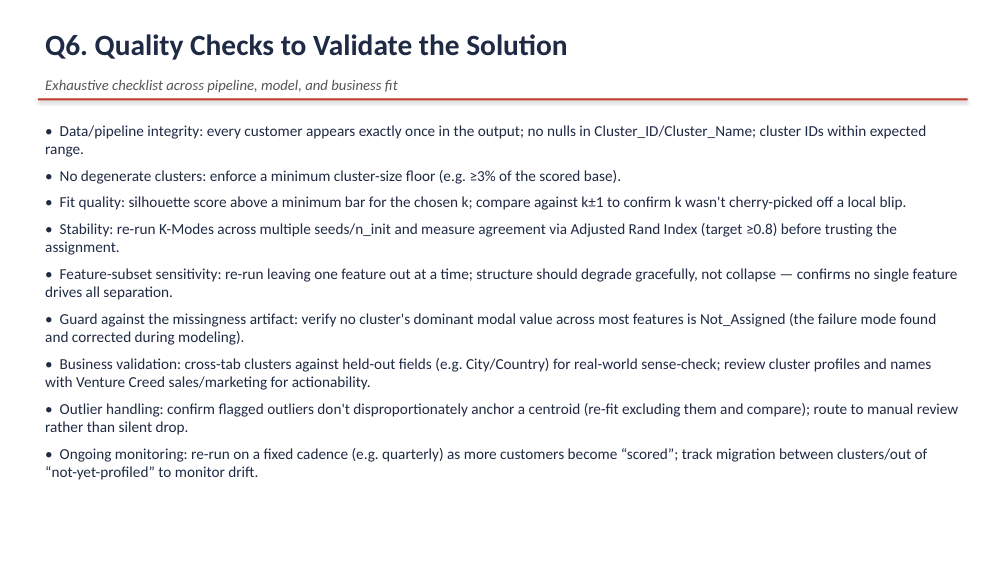
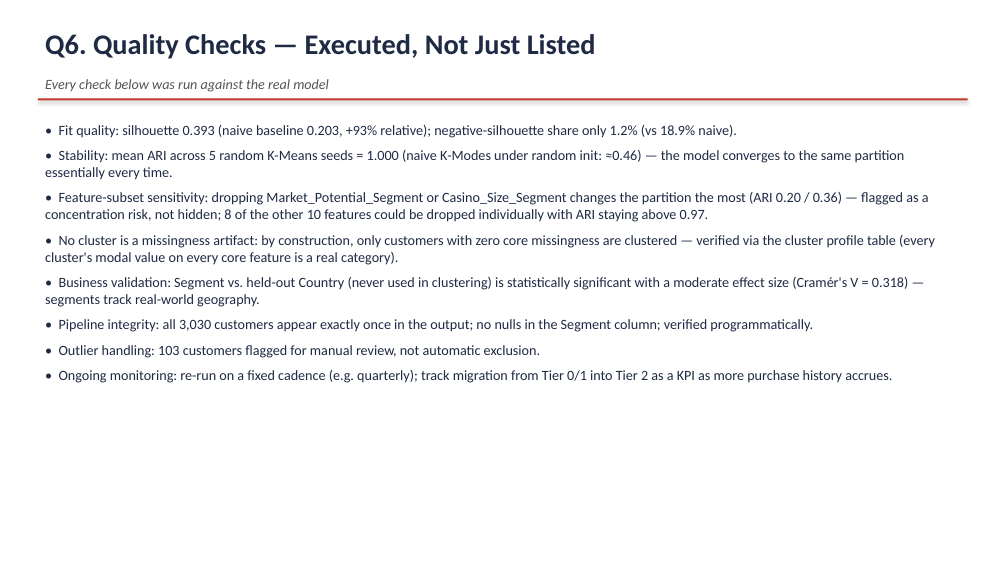
Before and after one commit to chirayum64/assignment, a slide deck: slide 11 of Venture_Creed_Case_Study_Answers.pptx (slide 9 before the commit). Drawn at 1008x567 pixels with LibreOffice and Linux fonts; fonts in the diff are those of the drawing. Boxes give left, top, right and bottom in pixels: in the first picture for what was removed or moved away, otherwise in the second. Text is boxed around its words. In the diff, an @@ line names an element or a change of style, - is before the commit and + after.

```diff
--- a/Venture_Creed_Case_Study_Answers.pptx
+++ b/Venture_Creed_Case_Study_Answers.pptx
@@ text at bbox=[45, 34, 596, 59]: text changed; size 28 to 27 pt @@
-Q6. Quality Checks to Validate the Solution
+Q6. Quality Checks — Executed, Not Just Listed
@@ text at bbox=[45, 79, 329, 92]: text changed; size 14 to 13.5 pt @@
-Exhaustive checklist across pipeline, model, and business fit
+Every check below was run against the real model
@@ text at bbox=[45, 125, 935, 383]: text changed; size 14.5 to 13.5 pt @@
-• Data/pipeline integrity: every customer appears exactly once in the output; no nulls in Cluster_ID/Cluster_Name; cluster IDs within expected range.
-• No degenerate clusters: enforce a minimum cluster-size floor (e.g. ≥3% of the scored base).
-• Fit quality: silhouette score above a minimum bar for the chosen k; compare against k±1 to confirm k wasn't cherry-picked off a local blip.
-• Stability: re-run K-Modes across multiple seeds/n_init and measure agreement via Adjusted Rand Index (target ≥0.8) before trusting the assignment.
-• Feature-subset sensitivity: re-run leaving one feature out at a time; structure should degrade gracefully, not collapse — confirms no single feature drives all separation.
-• Guard against the missingness artifact: verify no cluster's dominant modal value across most features is Not_Assigned (the failure mode found and corrected during modeling).
-• Business validation: cross-tab clusters against held-out fields (e.g. City/Country) for real-world sense-check; review cluster profiles and names with Venture Creed sales/marketing for actionability.
-• Outlier handling: confirm flagged outliers don't disproportionately anchor a centroid (re-fit excluding them and compare); route to manual review rather than silent drop.
-• Ongoing monitoring: re-run on a fixed cadence (e.g. quarterly) as more customers become “scored”; track migration between clusters/out of “not-yet-profiled” to monitor drift.
+• Fit quality: silhouette 0.393 (naive baseline 0.203, +93% relative); negative-silhouette share only 1.2% (vs 18.9% naive).
+• Stability: mean ARI across 5 random K-Means seeds = 1.000 (naive K-Modes under random init: ≈0.46) — the model converges to the same partition essentially every time.
+• Feature-subset sensitivity: dropping Market_Potential_Segment or Casino_Size_Segment changes the partition the most (ARI 0.20 / 0.36) — flagged as a concentration risk, not hidden; 8 of the other 10 features could be dropped individually with ARI staying above 0.97.
+• No cluster is a missingness artifact: by construction, only customers with zero core missingness are clustered — verified via the cluster profile table (every cluster's modal value on every core feature is a real category).
+• Business validation: Segment vs. held-out Country (never used in clustering) is statistically significant with a moderate effect size (Cramér's V = 0.318) — segments track real-world geography.
+• Pipeline integrity: all 3,030 customers appear exactly once in the output; no nulls in the Segment column; verified programmatically.
+• Outlier handling: 103 customers flagged for manual review, not automatic exclusion.
+• Ongoing monitoring: re-run on a fixed cadence (e.g. quarterly); track migration from Tier 0/1 into Tier 2 as a KPI as more purchase history accrues.
```
Also in this commit, not shown: 6 other slides changed, 5 slides added, 3 slides removed, 4 other files.
